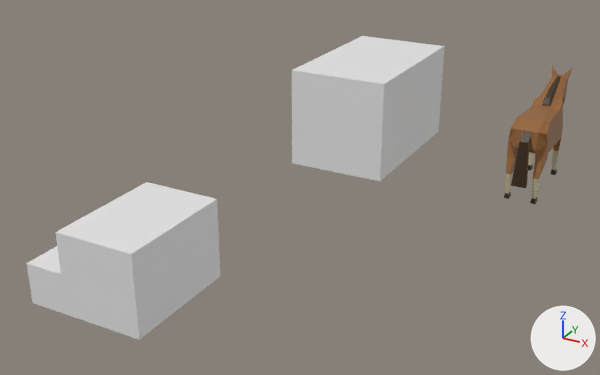
A saved change to the Blender file stuff/Animals/Horse/Model/Horse.blend.
Camera for both pictures: a camera (50 mm lens) standing at (4.88, -21.09, 9.78) and looking at (-4.85, -3.4, 0.93). The axes (+X, +Y, +Z) are drawn at lower right. The lights are the same throughout.

In view in the first picture: 'Big', 'Horse Male', 'Small', 'Very Small'.
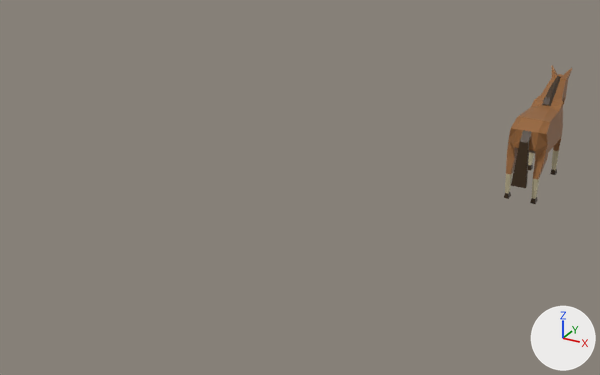
Location of each change, [x1, y1, x2, y2] in pixels of the pictures (600 x 375 px):
'Small', deleted: before [56, 182, 220, 340]
'Big', deleted: before [292, 36, 445, 181]
'Very Small', deleted: before [27, 246, 66, 314]

The change in detail:
Object 'Small' (ob_small) is deleted.
Object 'Very Small' (ob_very_small) is deleted.
Object 'Big' (ob_big) is deleted.
